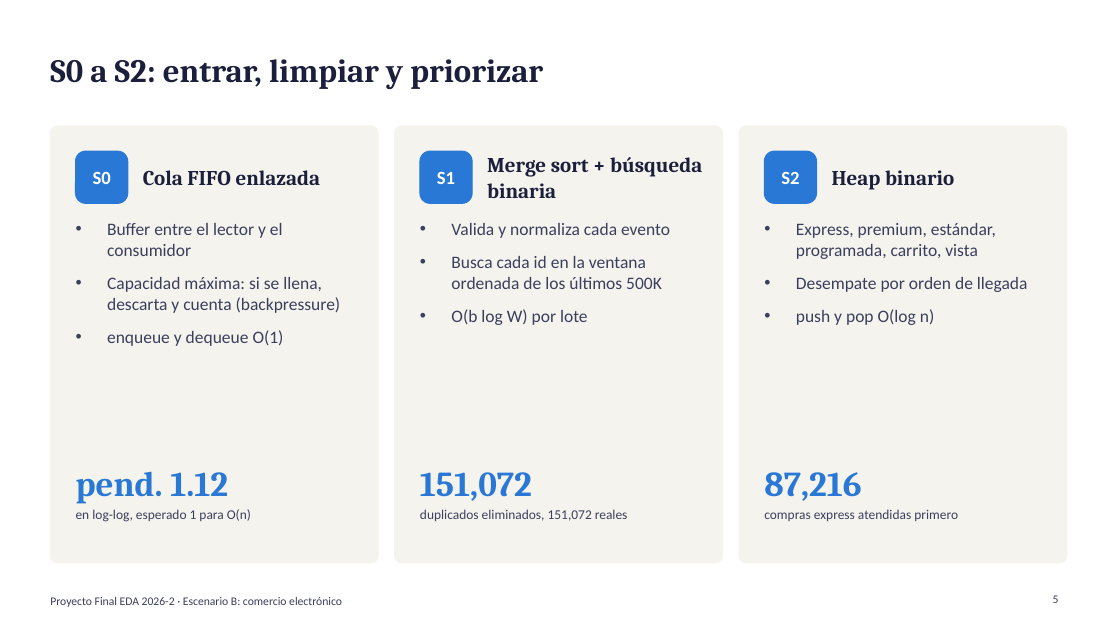
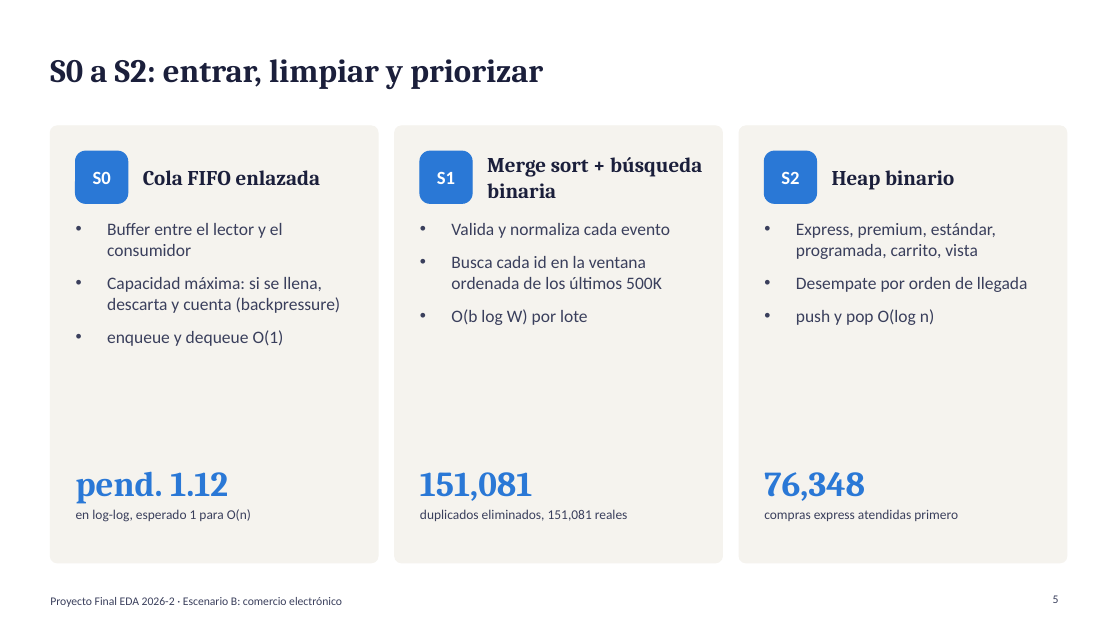
Before and after one commit to dantebarreto-gif/Proyecto-Final-E-AD, a slide deck: slide 5 of report/Presentacion_Final.pptx. Drawn at 1120x630 pixels with LibreOffice and Linux fonts; fonts in the diff are those of the drawing. Boxes give left, top, right and bottom in pixels: in the first picture for what was removed or moved away, otherwise in the second. Text is boxed around its words. In the diff, an @@ line names an element or a change of style, - is before the commit and + after.

```diff
--- a/report/Presentacion_Final.pptx
+++ b/report/Presentacion_Final.pptx
@@ text at (420, 472, 532, 501): text changed @@
-151,072
+151,081
@@ text at (764, 472, 865, 501): text changed @@
-87,216
+76,348
@@ text at (420, 509, 628, 521): text changed @@
-duplicados eliminados, 151,072 reales
+duplicados eliminados, 151,081 reales
```
Also in this commit, not shown: 7 other slides changed, 10 other files.
